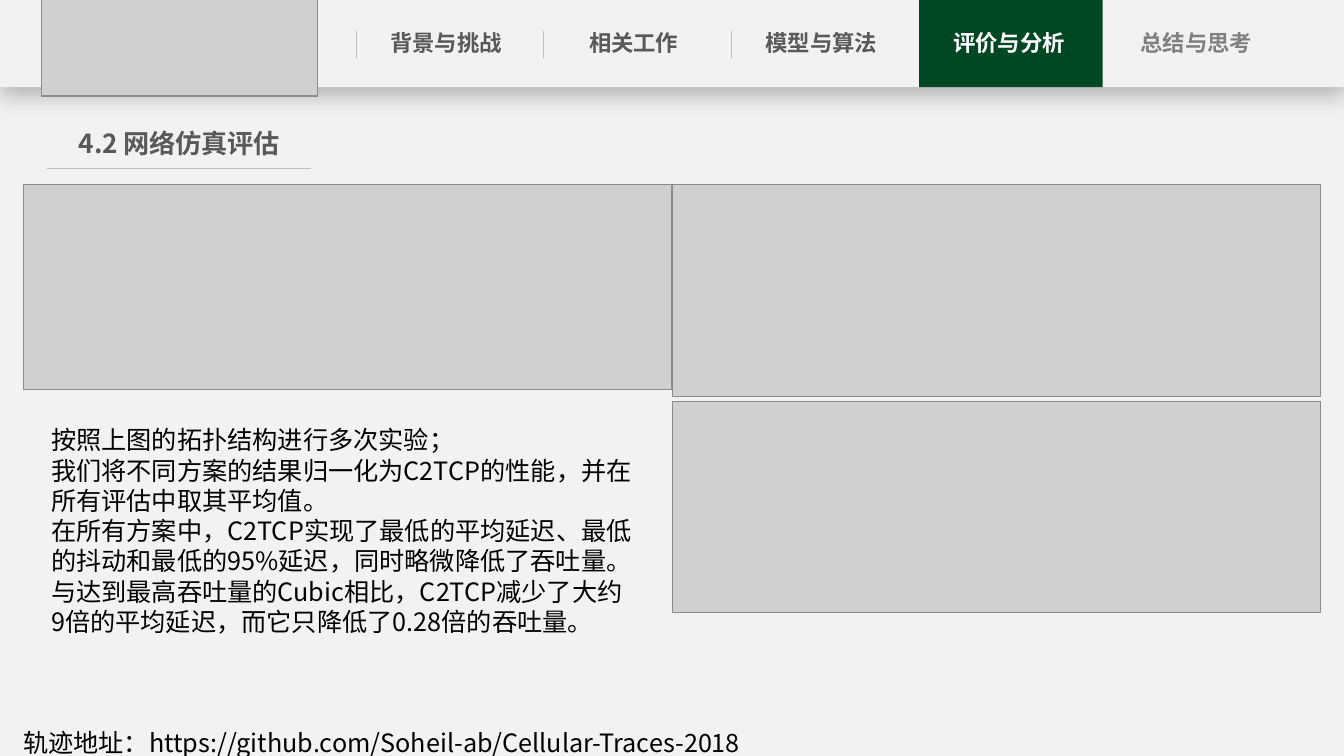
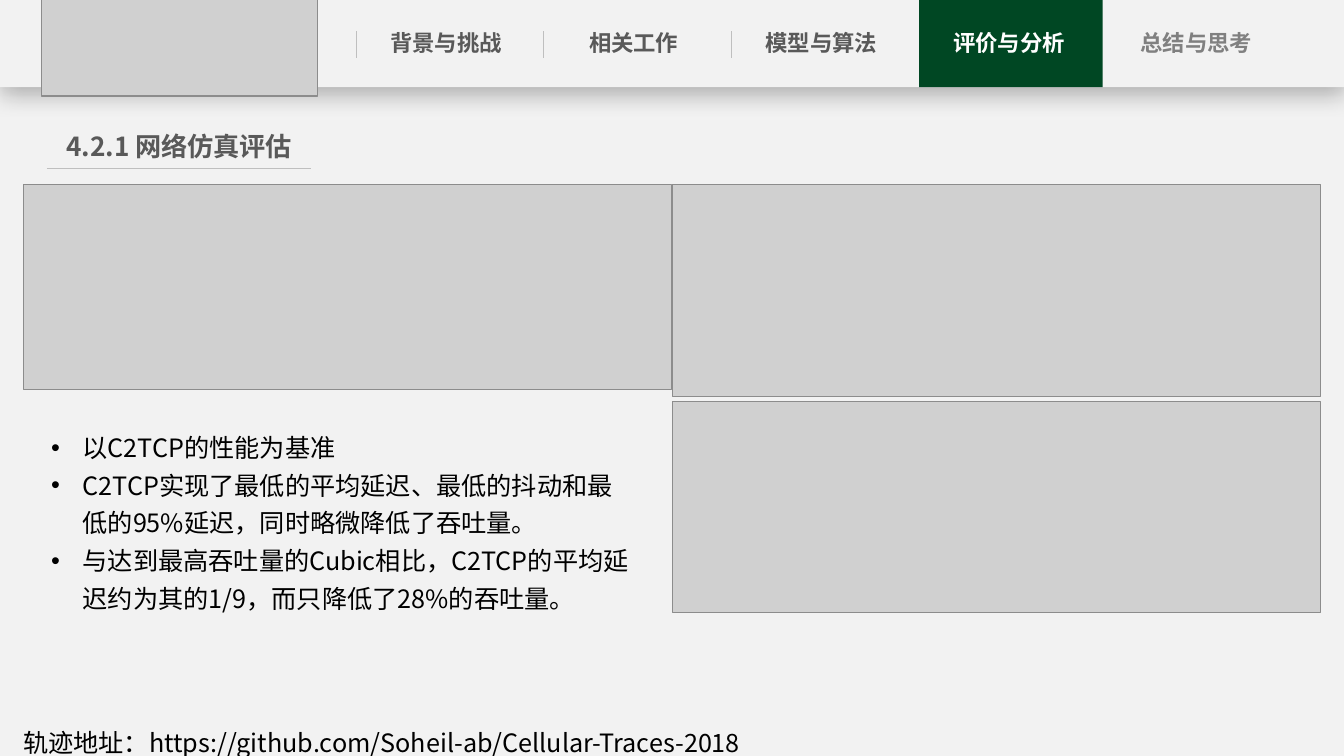
Before and after one commit to Enderfga/Enderfga, a slide deck: slide 17 of Report/C2TCP A Flexible Cellular TCP to Meet Stringent Delay Requirements.pptx (slide 19 before the commit). Drawn at 1344x756 pixels with LibreOffice and Linux fonts; fonts in the diff are those of the drawing; grey boxes stand for pictures. Boxes give left, top, right and bottom in pixels: in the first picture for what was removed or moved away, otherwise in the second. Text is boxed around its words. In the diff, an @@ line names an element or a change of style, - is before the commit and + after.

```diff
--- a/Report/C2TCP A Flexible Cellular TCP to Meet Stringent Delay Requirements.pptx
+++ b/Report/C2TCP A Flexible Cellular TCP to Meet Stringent Delay Requirements.pptx
@@ text at <box>67,133,292,159</box>: text changed @@
-4.2 网络仿真评估
+4.2.1 网络仿真评估
@@ text at <box>83,435,629,613</box>: text changed @@
-按照上图的拓扑结构进行多次实验；
-我们将不同方案的结果归一化为C2TCP的性能，并在所有评估中取其平均值。
-在所有方案中，C2TCP实现了最低的平均延迟、最低的抖动和最低的95%延迟，同时略微降低了吞吐量。与达到最高吞吐量的Cubic相比，C2TCP减少了大约9倍的平均延迟，而它只降低了0.28倍的吞吐量。
+• 以C2TCP的性能为基准
+• C2TCP实现了最低的平均延迟、最低的抖动和最低的95%延迟，同时略微降低了吞吐量。
+• 与达到最高吞吐量的Cubic相比，C2TCP的平均延迟约为其的1/9，而只降低了28%的吞吐量。
```
Also in this commit, not shown: 16 other slides changed, 2 slides removed, 9 other files.
